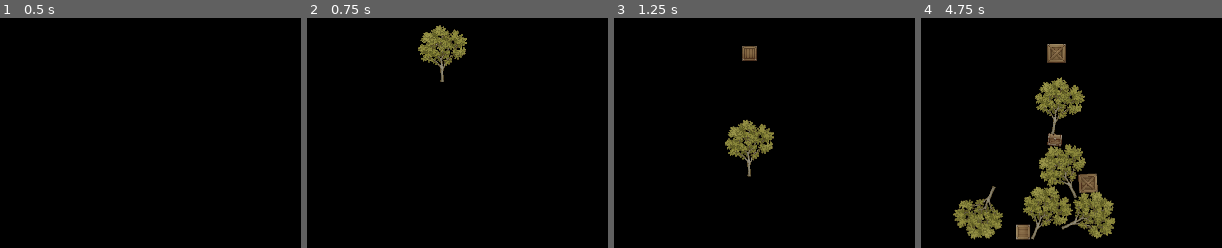
Above: before the commit, frames 1-4 (left to right).
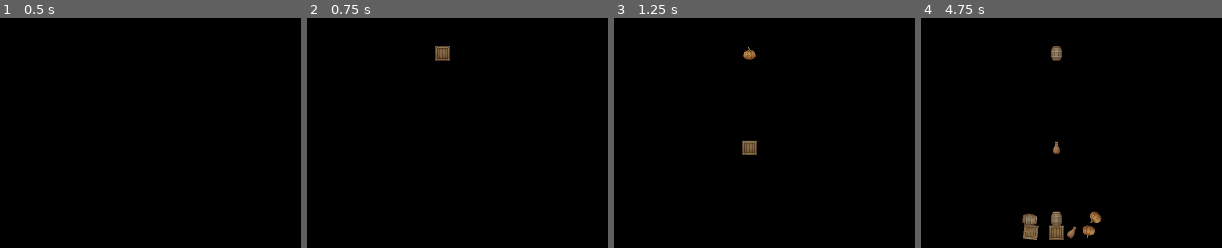
Above: after the commit, the same moments.

Repository: adudewithapc/piktiv-autumn-game-jam-2024
Game: Godot game, scene res://Scenes/LevelOld.tscn
Same seed, same stepped clock (60 frames per second), same inputs: the game is played once before the commit and once after it. This scene is started directly instead of the project's main scene.
Inputs:
- Up to frame 1 (0.5 s): no input
- Up to frame 2 (0.75 s): tap Enter at 0.5 s; hold Right (first_move_right) from 0.53 s (still down)
- Up to frame 3 (1.25 s): keep holding Right (first_move_right); tap Space (jump) at 0.77 s
- Up to frame 4 (4.75 s): release Right (first_move_right) at 1.28 s; hold Left (first_move_left) 1.28-2.03 s; tap Space (jump) at 1.52, 3.02, 3.77, 4.52 s; hold Right (first_move_right) 2.03-3.53 s; hold Left (first_move_left) from 3.53 s (still down)

Frame 1 is identical in both runs. In frame 2, 1.9% of the frame differs, in the area x 36-54%, y 3-28%; in frame 3, 2.2%; in frame 4, 12%, in the area x 10-65%, y 11-97%.

Commit message:
Make props inheriting

Diff:
--- a/Props/Block1.tscn
+++ /dev/null
@@ -1,20 +0,0 @@
-[gd_scene load_steps=4 format=3 uid="uid://maxy7veb1cqc"]
-
-[ext_resource type="Texture2D" uid="uid://bk7u7jebxcug7" path="res://Art/VillageProps/Props.tres" id="1_dmfx1"]
-
-[sub_resource type="PhysicsMaterial" id="PhysicsMaterial_vdv4i"]
-
-[sub_resource type="RectangleShape2D" id="RectangleShape2D_mnmb7"]
-size = Vector2(42, 42)
-
-[node name="Block" type="RigidBody2D"]
-physics_material_override = SubResource("PhysicsMaterial_vdv4i")
-
-[node name="CollisionShape2D" type="CollisionShape2D" parent="."]
-shape = SubResource("RectangleShape2D_mnmb7")
-
-[node name="Sprite2D" type="Sprite2D" parent="CollisionShape2D"]
-texture_filter = 1
-texture = ExtResource("1_dmfx1")
-region_enabled = true
-region_rect = Rect2(42, 19, 45, 45)
--- a/Props/Block2.tscn
+++ /dev/null
@@ -1,20 +0,0 @@
-[gd_scene load_steps=4 format=3 uid="uid://bjbu5iodbknmp"]
-
-[ext_resource type="Texture2D" uid="uid://bk7u7jebxcug7" path="res://Art/VillageProps/Props.tres" id="1_hj0xs"]
-
-[sub_resource type="PhysicsMaterial" id="PhysicsMaterial_vdv4i"]
-
-[sub_resource type="RectangleShape2D" id="RectangleShape2D_mnmb7"]
-size = Vector2(36, 36)
-
-[node name="Block" type="RigidBody2D"]
-physics_material_override = SubResource("PhysicsMaterial_vdv4i")
-
-[node name="CollisionShape2D" type="CollisionShape2D" parent="."]
-shape = SubResource("RectangleShape2D_mnmb7")
-
-[node name="Sprite2D" type="Sprite2D" parent="CollisionShape2D"]
-texture_filter = 1
-texture = ExtResource("1_hj0xs")
-region_enabled = true
-region_rect = Rect2(127, 29, 35, 35)
--- a/Props/Block4.tscn
+++ /dev/null
@@ -1,20 +0,0 @@
-[gd_scene load_steps=4 format=3 uid="uid://daqd5l4054fcj"]
-
-[ext_resource type="Texture2D" uid="uid://bk7u7jebxcug7" path="res://Art/VillageProps/Props.tres" id="1_8cr27"]
-
-[sub_resource type="PhysicsMaterial" id="PhysicsMaterial_vdv4i"]
-
-[sub_resource type="RectangleShape2D" id="RectangleShape2D_mnmb7"]
-size = Vector2(42, 42)
-
-[node name="Block" type="RigidBody2D"]
-physics_material_override = SubResource("PhysicsMaterial_vdv4i")
-
-[node name="CollisionShape2D" type="CollisionShape2D" parent="."]
-shape = SubResource("RectangleShape2D_mnmb7")
-
-[node name="Sprite2D" type="Sprite2D" parent="CollisionShape2D"]
-texture_filter = 1
-texture = ExtResource("1_8cr27")
-region_enabled = true
-region_rect = Rect2(42, 19, 45, 45)
--- a/Props/Block5.tscn
+++ /dev/null
@@ -1,20 +0,0 @@
-[gd_scene load_steps=4 format=3 uid="uid://dacm6swif28pj"]
-
-[ext_resource type="Texture2D" uid="uid://bk7u7jebxcug7" path="res://Art/VillageProps/Props.tres" id="1_sllfq"]
-
-[sub_resource type="PhysicsMaterial" id="PhysicsMaterial_vdv4i"]
-
-[sub_resource type="RectangleShape2D" id="RectangleShape2D_mnmb7"]
-size = Vector2(42, 42)
-
-[node name="Block" type="RigidBody2D"]
-physics_material_override = SubResource("PhysicsMaterial_vdv4i")
-
-[node name="CollisionShape2D" type="CollisionShape2D" parent="."]
-shape = SubResource("RectangleShape2D_mnmb7")
-
-[node name="Sprite2D" type="Sprite2D" parent="CollisionShape2D"]
-texture_filter = 1
-texture = ExtResource("1_sllfq")
-region_enabled = true
-region_rect = Rect2(42, 19, 45, 45)
--- a/Props/Block6.tscn
+++ /dev/null
@@ -1,20 +0,0 @@
-[gd_scene load_steps=4 format=3 uid="uid://bpi7x8t3kyx6d"]
-
-[ext_resource type="Texture2D" uid="uid://bk7u7jebxcug7" path="res://Art/VillageProps/Props.tres" id="1_nvn8m"]
-
-[sub_resource type="PhysicsMaterial" id="PhysicsMaterial_vdv4i"]
-
-[sub_resource type="RectangleShape2D" id="RectangleShape2D_mnmb7"]
-size = Vector2(42, 42)
-
-[node name="Block" type="RigidBody2D"]
-physics_material_override = SubResource("PhysicsMaterial_vdv4i")
-
-[node name="CollisionShape2D" type="CollisionShape2D" parent="."]
-shape = SubResource("RectangleShape2D_mnmb7")
-
-[node name="Sprite2D" type="Sprite2D" parent="CollisionShape2D"]
-texture_filter = 1
-texture = ExtResource("1_nvn8m")
-region_enabled = true
-region_rect = Rect2(42, 19, 45, 45)
--- a/Props/Chest1.tscn
+++ /dev/null
@@ -1,20 +0,0 @@
-[gd_scene load_steps=4 format=3 uid="uid://cqjr21ifu8fle"]
-
-[ext_resource type="Texture2D" uid="uid://bk7u7jebxcug7" path="res://Art/VillageProps/Props.tres" id="1_54smu"]
-
-[sub_resource type="PhysicsMaterial" id="PhysicsMaterial_vdv4i"]
-
-[sub_resource type="RectangleShape2D" id="RectangleShape2D_mnmb7"]
-size = Vector2(32, 28)
-
-[node name="Block" type="RigidBody2D"]
-physics_material_override = SubResource("PhysicsMaterial_vdv4i")
-
-[node name="CollisionShape2D" type="CollisionShape2D" parent="."]
-shape = SubResource("RectangleShape2D_mnmb7")
-
-[node name="Sprite2D" type="Sprite2D" parent="CollisionShape2D"]
-texture_filter = 1
-texture = ExtResource("1_54smu")
-region_enabled = true
-region_rect = Rect2(30, 515, 35, 29)
--- a/Props/PropSpawner.tscn
+++ b/Props/PropSpawner.tscn
@@ -1,14 +1,16 @@
-[gd_scene load_steps=6 format=3 uid="uid://daoa5ikxr5k8b"]
+[gd_scene load_steps=8 format=3 uid="uid://daoa5ikxr5k8b"]
 
 [ext_resource type="Script" path="res://Props/PropSpawner.gd" id="1_dl1wr"]
-[ext_resource type="PackedScene" uid="uid://maxy7veb1cqc" path="res://Props/Block1.tscn" id="2_n5vst"]
-[ext_resource type="PackedScene" uid="uid://bjbu5iodbknmp" path="res://Props/Block2.tscn" id="3_4iwx3"]
-[ext_resource type="PackedScene" uid="uid://cqjr21ifu8fle" path="res://Props/Chest1.tscn" id="4_fuggh"]
-[ext_resource type="PackedScene" uid="uid://vu6nx5dx518k" path="res://Props/Tree1.tscn" id="5_jabwh"]
+[ext_resource type="PackedScene" uid="uid://maxy7veb1cqc" path="res://Props/block_1.tscn" id="2_n5vst"]
+[ext_resource type="PackedScene" uid="uid://dnp272tyhjipt" path="res://Props/block_2.tscn" id="3_sbn5i"]
+[ext_resource type="PackedScene" uid="uid://bbyx8bj5rmr6e" path="res://Props/barrel_1.tscn" id="4_2lys0"]
+[ext_resource type="PackedScene" uid="uid://bha4k6r5f1l81" path="res://Props/pumpkin_1.tscn" id="5_p2nqt"]
+[ext_resource type="PackedScene" uid="uid://c3k2ex2tetppe" path="res://Props/tree_1.tscn" id="6_epv6p"]
+[ext_resource type="PackedScene" uid="uid://cnxvoheptqyib" path="res://Props/vase_1.tscn" id="7_gqcjh"]
 
 [node name="SpawnPosition" type="Marker2D"]
 script = ExtResource("1_dl1wr")
-propCollection = [ExtResource("2_n5vst"), ExtResource("3_4iwx3"), ExtResource("4_fuggh"), ExtResource("5_jabwh")]
+propCollection = [ExtResource("2_n5vst"), ExtResource("3_sbn5i"), ExtResource("4_2lys0"), ExtResource("5_p2nqt"), ExtResource("6_epv6p"), ExtResource("7_gqcjh")]
 
 [node name="Timer" type="Timer" parent="."]
 wait_time = 0.5
--- a/Props/Tree1.tscn
+++ /dev/null
@@ -1,17 +0,0 @@
-[gd_scene load_steps=3 format=3 uid="uid://vu6nx5dx518k"]
-
-[ext_resource type="Texture2D" uid="uid://bk7u7jebxcug7" path="res://Art/VillageProps/Props.tres" id="1_54smu"]
-
-[sub_resource type="PhysicsMaterial" id="PhysicsMaterial_vdv4i"]
-
-[node name="Tree" type="RigidBody2D"]
-physics_material_override = SubResource("PhysicsMaterial_vdv4i")
-
-[node name="CollisionPolygon2D" type="CollisionPolygon2D" parent="."]
-polygon = PackedVector2Array(5, 35, 57, 3, 61, -35, 36, -58, 17, -58, -6, -71, -28, -57, -47, -49, -55, -22, -61, -10, -52, 15, -6, 34, -5, 68, 4, 68)
-
-[node name="Sprite2D" type="Sprite2D" parent="CollisionPolygon2D"]
-texture_filter = 1
-texture = ExtResource("1_54smu")
-region_enabled = true
-region_rect = Rect2(693, 471, 120, 138)
--- /dev/null
+++ b/Props/barrel_1.tscn
@@ -0,0 +1,14 @@
+[gd_scene load_steps=3 format=3 uid="uid://bbyx8bj5rmr6e"]
+
+[ext_resource type="PackedScene" uid="uid://maxy7veb1cqc" path="res://Props/block_1.tscn" id="1_ro552"]
+
+[sub_resource type="RectangleShape2D" id="RectangleShape2D_d63f7"]
+size = Vector2(28, 35)
+
+[node name="Barrel1" instance=ExtResource("1_ro552")]
+
+[node name="CollisionShape2D" parent="." index="0"]
+shape = SubResource("RectangleShape2D_d63f7")
+
+[node name="Sprite2D" parent="CollisionShape2D" index="0"]
+region_rect = Rect2(195, 29, 27, 35)
--- a/Props/Block3.tscn
+++ b/Props/block_1.tscn
@@ -1,13 +1,13 @@
-[gd_scene load_steps=4 format=3 uid="uid://dbel08wa45ng"]
+[gd_scene load_steps=4 format=3 uid="uid://maxy7veb1cqc"]
 
-[ext_resource type="Texture2D" uid="uid://bk7u7jebxcug7" path="res://Art/VillageProps/Props.tres" id="1_a8r2g"]
+[ext_resource type="Texture2D" uid="uid://bk7u7jebxcug7" path="res://Art/VillageProps/Props.tres" id="1_dmfx1"]
 
 [sub_resource type="PhysicsMaterial" id="PhysicsMaterial_vdv4i"]
 
 [sub_resource type="RectangleShape2D" id="RectangleShape2D_mnmb7"]
 size = Vector2(42, 42)
 
-[node name="Block" type="RigidBody2D"]
+[node name="Block1" type="RigidBody2D"]
 physics_material_override = SubResource("PhysicsMaterial_vdv4i")
 
 [node name="CollisionShape2D" type="CollisionShape2D" parent="."]
--- /dev/null
+++ b/Props/block_2.tscn
@@ -0,0 +1,14 @@
+[gd_scene load_steps=3 format=3 uid="uid://dnp272tyhjipt"]
+
+[ext_resource type="PackedScene" uid="uid://maxy7veb1cqc" path="res://Props/block_1.tscn" id="1_co2yr"]
+
+[sub_resource type="RectangleShape2D" id="RectangleShape2D_cp0v2"]
+size = Vector2(32, 32)
+
+[node name="Block2" instance=ExtResource("1_co2yr")]
+
+[node name="CollisionShape2D" parent="." index="0"]
+shape = SubResource("RectangleShape2D_cp0v2")
+
+[node name="Sprite2D" parent="CollisionShape2D" index="0"]
+region_rect = Rect2(127, 29, 35, 35)
--- /dev/null
+++ b/Props/pumpkin_1.tscn
@@ -0,0 +1,14 @@
+[gd_scene load_steps=3 format=3 uid="uid://bha4k6r5f1l81"]
+
+[ext_resource type="PackedScene" uid="uid://maxy7veb1cqc" path="res://Props/block_1.tscn" id="1_xxfyt"]
+
+[sub_resource type="CircleShape2D" id="CircleShape2D_weto0"]
+radius = 18.0
+
+[node name="Pumpkin1" instance=ExtResource("1_xxfyt")]
+
+[node name="CollisionShape2D" parent="." index="0"]
+shape = SubResource("CircleShape2D_weto0")
+
+[node name="Sprite2D" parent="CollisionShape2D" index="0"]
+region_rect = Rect2(577, 97, 30, 31)
--- /dev/null
+++ b/Props/tree_1.tscn
@@ -0,0 +1,18 @@
+[gd_scene load_steps=3 format=3 uid="uid://c3k2ex2tetppe"]
+
+[ext_resource type="Texture2D" uid="uid://bk7u7jebxcug7" path="res://Art/VillageProps/Props.tres" id="1_ncg0r"]
+
+[sub_resource type="PhysicsMaterial" id="PhysicsMaterial_vdv4i"]
+
+[node name="Tree1" type="RigidBody2D"]
+physics_material_override = SubResource("PhysicsMaterial_vdv4i")
+
+[node name="CollisionPolygon2D" type="CollisionPolygon2D" parent="."]
+position = Vector2(-1, 4)
+polygon = PackedVector2Array(6, 69, 6, 37, 27, 20, 58, 8, 61, -15, 59, -38, 32, -61, 19, -54, -7, -73, -32, -54, -46, -52, -54, -36, -54, -23, -63, -14, -54, 7, -51, 19, -26, 25, -7, 36, -7, 69)
+
+[node name="Sprite2D" type="Sprite2D" parent="CollisionPolygon2D"]
+texture_filter = 1
+texture = ExtResource("1_ncg0r")
+region_enabled = true
+region_rect = Rect2(693, 471, 120, 138)
--- /dev/null
+++ b/Props/vase_1.tscn
@@ -0,0 +1,14 @@
+[gd_scene load_steps=3 format=3 uid="uid://cnxvoheptqyib"]
+
+[ext_resource type="PackedScene" uid="uid://bbyx8bj5rmr6e" path="res://Props/barrel_1.tscn" id="1_trwxn"]
+
+[sub_resource type="RectangleShape2D" id="RectangleShape2D_merfl"]
+size = Vector2(18, 30)
+
+[node name="Vase1" instance=ExtResource("1_trwxn")]
+
+[node name="CollisionShape2D" parent="." index="0"]
+shape = SubResource("RectangleShape2D_merfl")
+
+[node name="Sprite2D" parent="CollisionShape2D" index="0"]
+region_rect = Rect2(264, 35, 17, 29)
Not shown: 1 places in Props/block_1.tscn that only renumber resources
